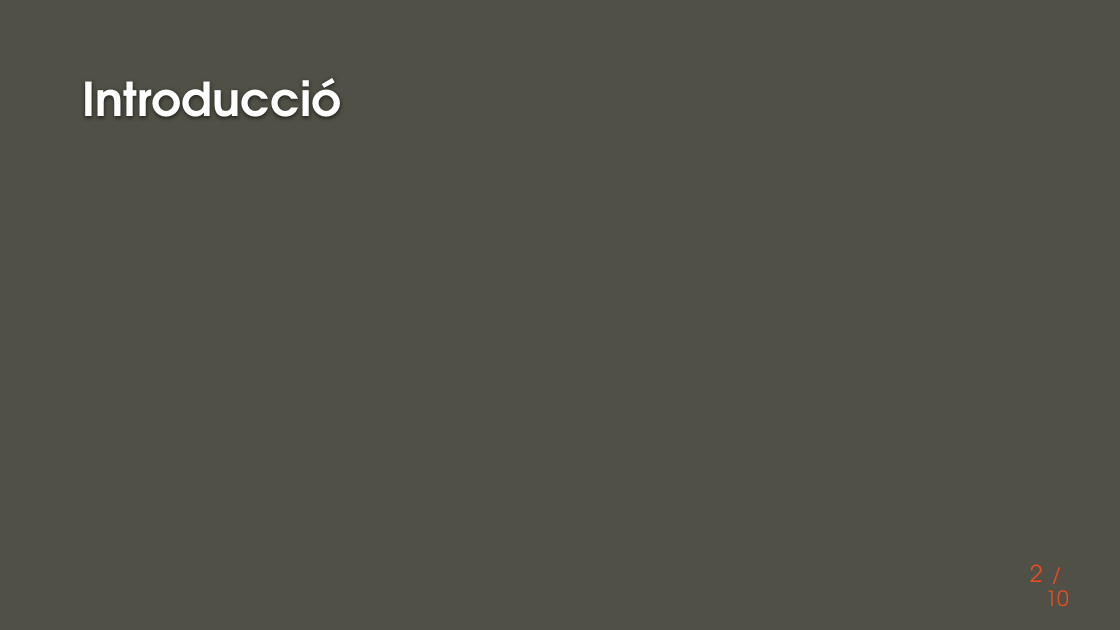
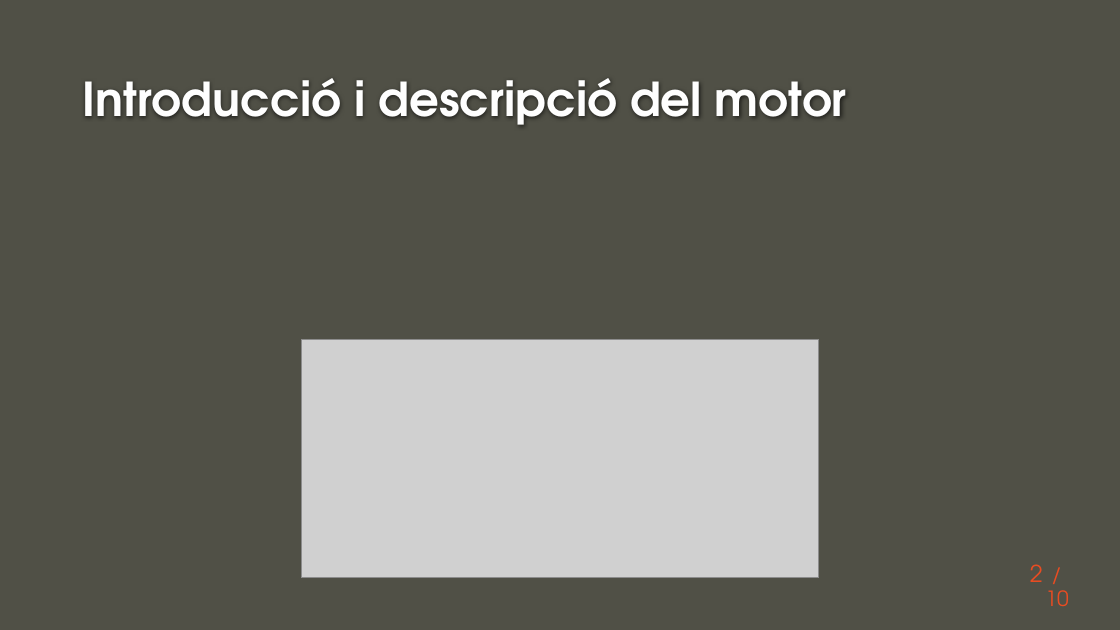
Before and after one commit to naydden/jet-engine-parametrization, a slide deck: slide 2 of ppt/Exposició.pptx. Drawn at 1120x630 pixels with LibreOffice and Linux fonts; fonts in the diff are those of the drawing; grey boxes stand for pictures; background and template pictures are left out. Boxes give left, top, right and bottom in pixels: in the first picture for what was removed or moved away, otherwise in the second. Text is boxed around its words. In the diff, an @@ line names an element or a change of style, - is before the commit and + after.

Commit message:
Presentación

```diff
--- a/ppt/Exposició.pptx
+++ b/ppt/Exposició.pptx
@@ title at [83,78,847,125]: text changed @@
-Introducció
+Introducció i descripció del motor
@@ picture added at [302,339,819,578] @@
```
Also in this commit, not shown: 3 other slides changed, 5 slides added, 4 slides removed, 2 other files.
